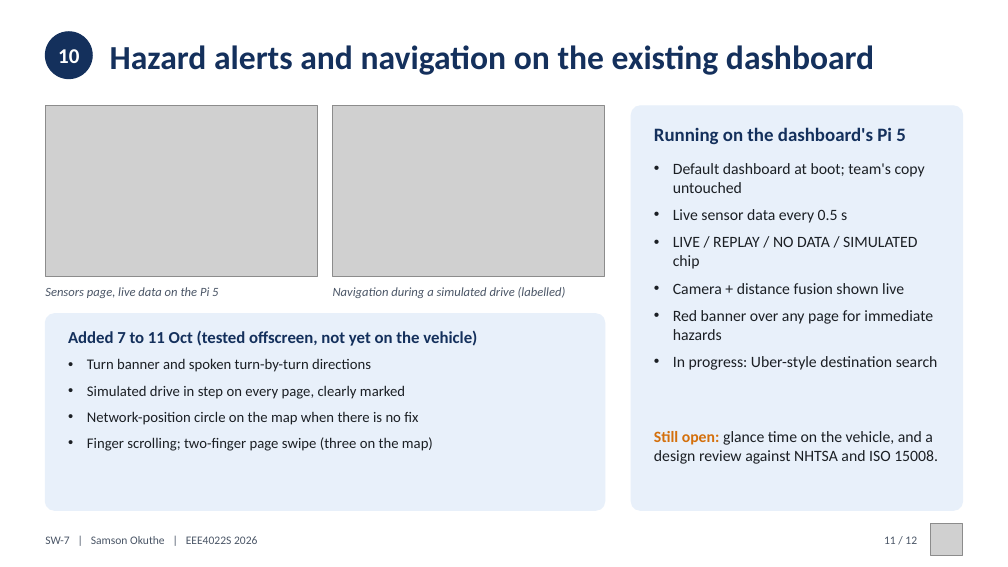
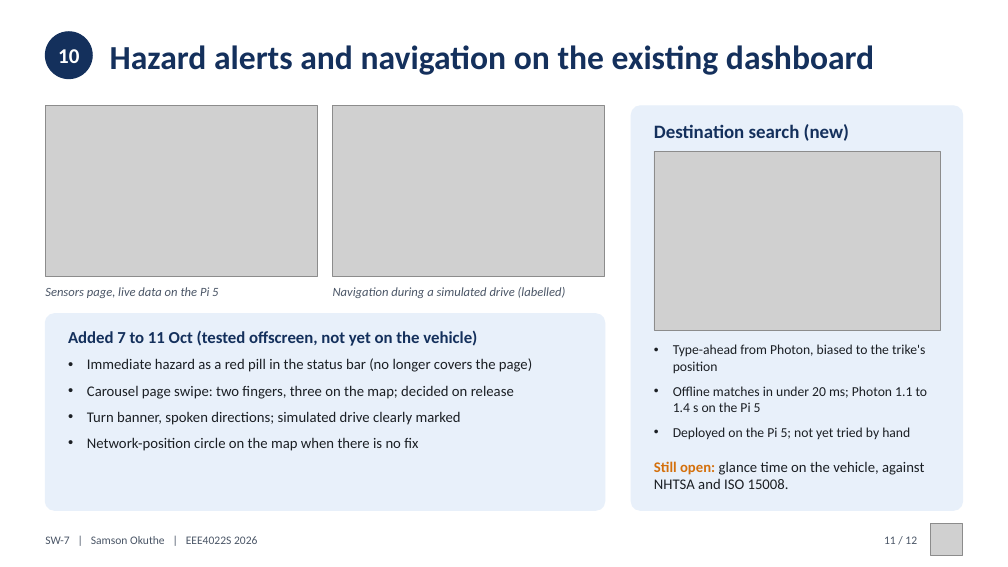
Before and after one commit to 0geder/Tukzie-HPEC-HUD, a slide deck: slide 11 of Presentation/SW7_Final_Presentation.pptx. Drawn at 1008x567 pixels with LibreOffice and Linux fonts; fonts in the diff are those of the drawing; grey boxes stand for pictures. Boxes give left, top, right and bottom in pixels: in the first picture for what was removed or moved away, otherwise in the second. Text is boxed around its words. In the diff, an @@ line names an element or a change of style, - is before the commit and + after.

```diff
--- a/Presentation/SW7_Final_Presentation.pptx
+++ b/Presentation/SW7_Final_Presentation.pptx
@@ text at [654,124,849,141]: text changed @@
-Running on the dashboard's Pi 5
+Destination search (new)
@@ picture added at [654,151,940,330] @@
@@ text removed at [673,163,938,370] @@
-• Default dashboard at boot; team's copy untouched
-• Live sensor data every 0.5 s
-• LIVE / REPLAY / NO DATA / SIMULATED chip
-• Camera + distance fusion shown live
-• Red banner over any page for immediate hazards
-• In progress: Uber-style destination search
@@ text at [87,358,532,425]: text changed @@
-• Turn banner and spoken turn-by-turn directions
-• Simulated drive in step on every page, clearly marked
+• Immediate hazard as a red pill in the status bar (no longer covers the page)
+• Carousel page swipe: two fingers, three on the map; decided on release
+• Turn banner, spoken directions; simulated drive clearly marked
@@ text added at [673,344,928,439], 13 pt, text #1B1F24 @@
+• Type-ahead from Photon, biased to the trike's position
+• Offline matches in under 20 ms; Photon 1.1 to 1.4 s on the Pi 5
+• Deployed on the Pi 5; not yet tried by hand
@@ text at [87,437,433,451]: paragraph removed @@
-• Finger scrolling; two-finger page swipe (three on the map)
@@ text at [654,461,924,489]: text changed; size 15 to 14 pt @@
-Still open: glance time on the vehicle, and a design review against NHTSA and ISO 15008.
+Still open: glance time on the vehicle, against NHTSA and ISO 15008.
```
Also in this commit, not shown: 8 other slides changed, 1 slide added, 1 slide removed, 8 other files.
